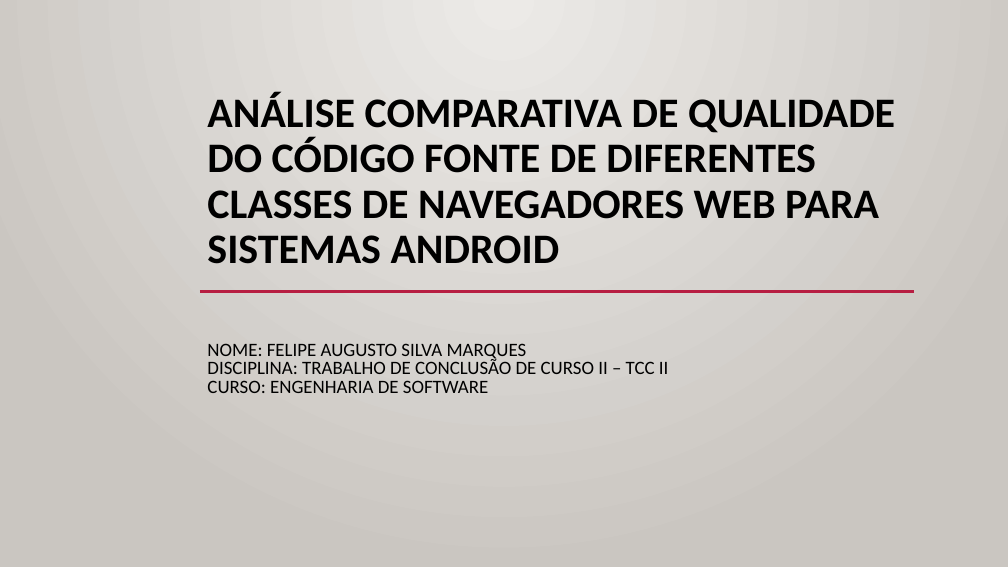
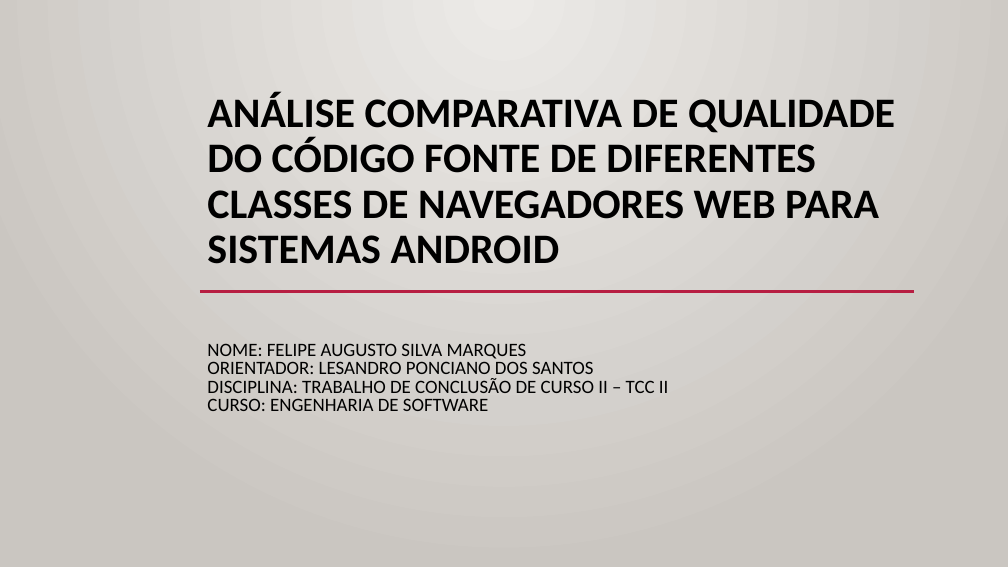
Before and after one commit to felipeaugustosm/TCC2, a slide deck: slide 1 of Apresentacao_TCC2.pptx. Drawn at 1008x567 pixels with LibreOffice and Linux fonts; fonts in the diff are those of the drawing. Boxes give left, top, right and bottom in pixels: in the first picture for what was removed or moved away, otherwise in the second. Text is boxed around its words. In the diff, an @@ line names an element or a change of style, - is before the commit and + after.

```diff
--- a/Apresentacao_TCC2.pptx
+++ b/Apresentacao_TCC2.pptx
@@ subtitle at [207, 361, 594, 380]: paragraph added @@
+ORIENTADOR: LESANDRO PONCIANO DOS SANTOS
```
Also in this commit, not shown: 2 other files.
